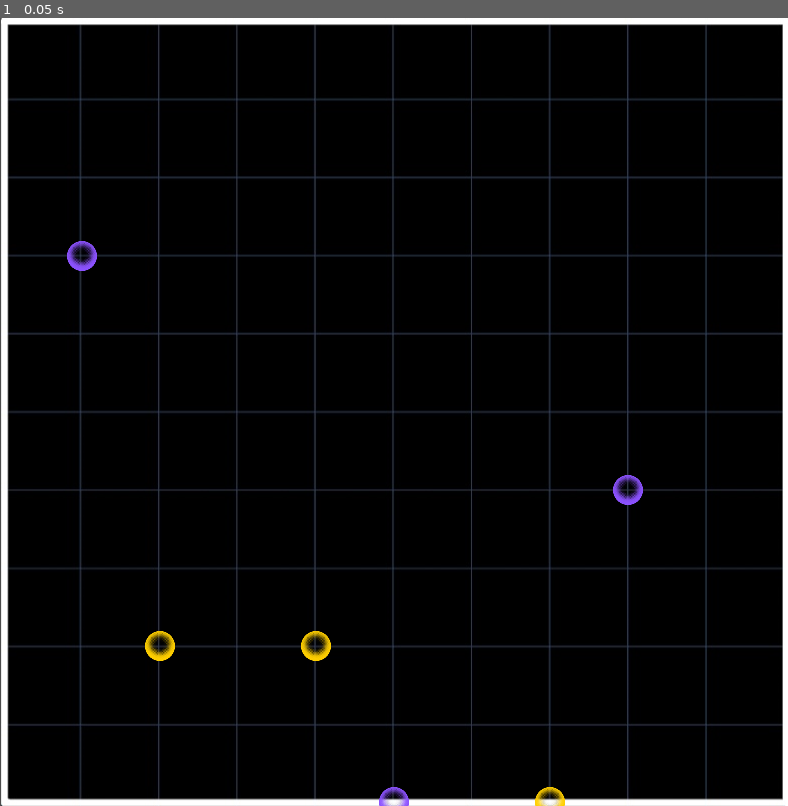
Above: before the commit, frame 1.
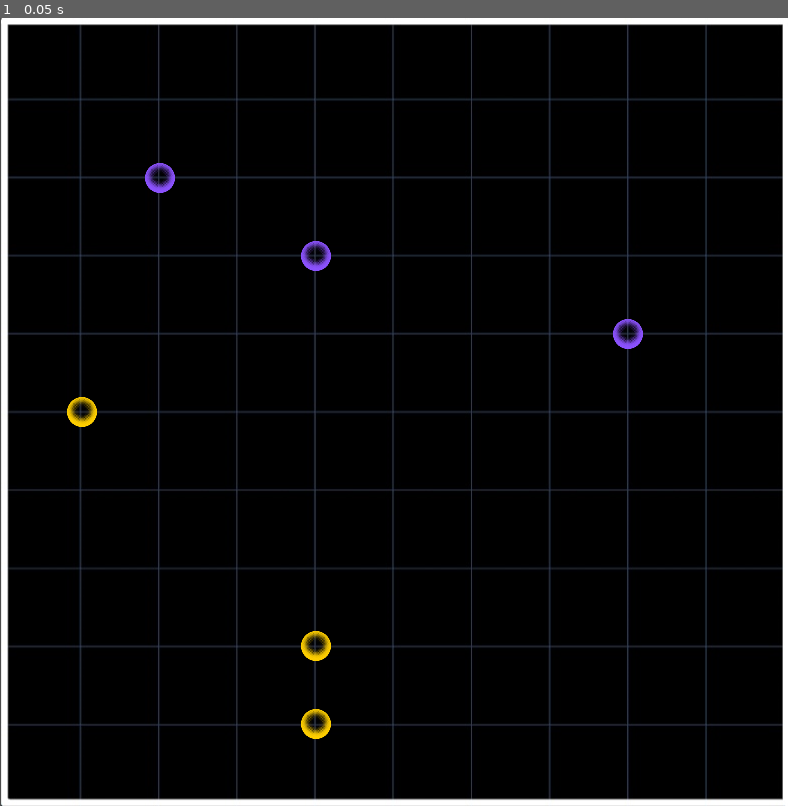
Above: after the commit, the same moment.

Repository: MMMMMaasd/Game-Design-Project-2
Game: Godot game, scene res://scenes/main.tscn
Two runs of this game, one before a commit and one after it. Both use one fixed random seed, a clock stepped at 60 frames per second and the inputs below.
Inputs:
- Up to frame 1 (0.05 s): no input

The runs differ from the first frame. In frame 1, 0.9% of the frame differs, in the area x 8-82%, y 18-100%.

Commit message:
fixing dot spawning to not be on border, added path dots for crosspoints

Diff:
--- a/scenes/main.gd
+++ b/scenes/main.gd
@@ -2,6 +2,7 @@
 
 @export var click_tolerance: int
 @export var yellow_dot_scene: PackedScene
+@export var white_highlight_dot_scene: PackedScene
 @export var purple_dot_scene: PackedScene
 @export var player_1_move_dot_scene: PackedScene
 @export var player_2_move_dot_scene: PackedScene
@@ -19,8 +20,11 @@
 var player: int
 var player_1_move: Node
 var player_2_move: Node
+
 # Called when the node enters the scene tree for the first time.
 func _ready() -> void:
+	click_tolerance = 5
+	print(click_tolerance)
 	if_init_dot_selected_1 = false
 	if_init_dot_selected_2 = false
 	player = 1
@@ -89,6 +93,13 @@
 								add_child(player_2_move)
 								player = -player
 
+func populate_grid_dots():
+	for x in range(11):
+		for y in range(11):
+			var world_pos = Vector2i((x * cell_size) + 3, (y * cell_size) + 4)
+			var neutral_dot = yellow_dot_scene.instantiate()
+			neutral_dot.position = world_pos
+			add_child(neutral_dot)
 
 func create_dot(player, position):
 	if(player == 1):
@@ -100,20 +111,25 @@
 		new_dot.position = position
 		add_child(new_dot)
 
-func init_dots():
+func init_dots(): #make sure that points don't form on the border
 	var player = 1
 	for i in range(6):
-		var random_index = randi() % 121
-		var board_point_pos = Vector2i(cross_points[random_index]/ cell_size)
-		if(board_status[board_point_pos.y][board_point_pos.x] == 0):
-			print(board_point_pos)
-			board_status[board_point_pos.y][board_point_pos.x] = player
-			create_dot(player, cross_points[random_index])
-			if(player == 1):
-				init_dots_pos_1.append(cross_points[random_index])
-			else:
-				init_dots_pos_2.append(cross_points[random_index])
-			player = -player
+		var valid_position_found = false
+		while not valid_position_found:
+			var random_x = randi_range(1, 9)
+			var random_y = randi_range(1, 9)
+			var board_point_pos = Vector2i(random_x, random_y)
+			var world_pos = Vector2i((random_x * cell_size) + 3, (random_y * cell_size) + 4)
+			if board_status[board_point_pos.y][board_point_pos.x] == 0:
+				print(board_point_pos)
+				board_status[board_point_pos.y][board_point_pos.x] = player
+				create_dot(player, world_pos)
+				if player == 1:
+					init_dots_pos_1.append(world_pos)
+				else:
+					init_dots_pos_2.append(world_pos)
+				player = -player
+				valid_position_found = true
 
 func draw_connect_line(player, start_pos, end_pos):
 	var new_line = Line2D.new()
--- /dev/null
+++ b/scenes/whiteHighlightDot.tscn
@@ -0,0 +1,6 @@
+[gd_scene load_steps=2 format=3 uid="uid://dpe1drmkyv71t"]
+
+[ext_resource type="Texture2D" uid="uid://e6v800xyq4dc" path="res://images/whiteHighlightDot.png" id="1_7764o"]
+
+[node name="Sprite2D" type="Sprite2D"]
+texture = ExtResource("1_7764o")
